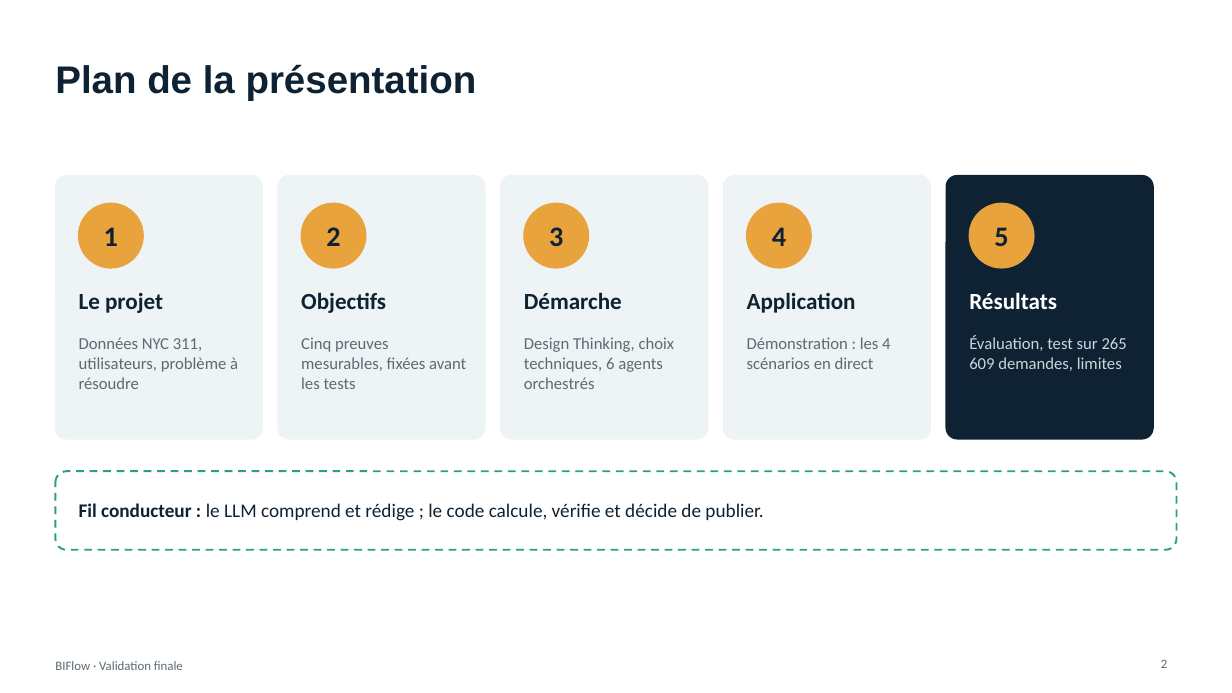
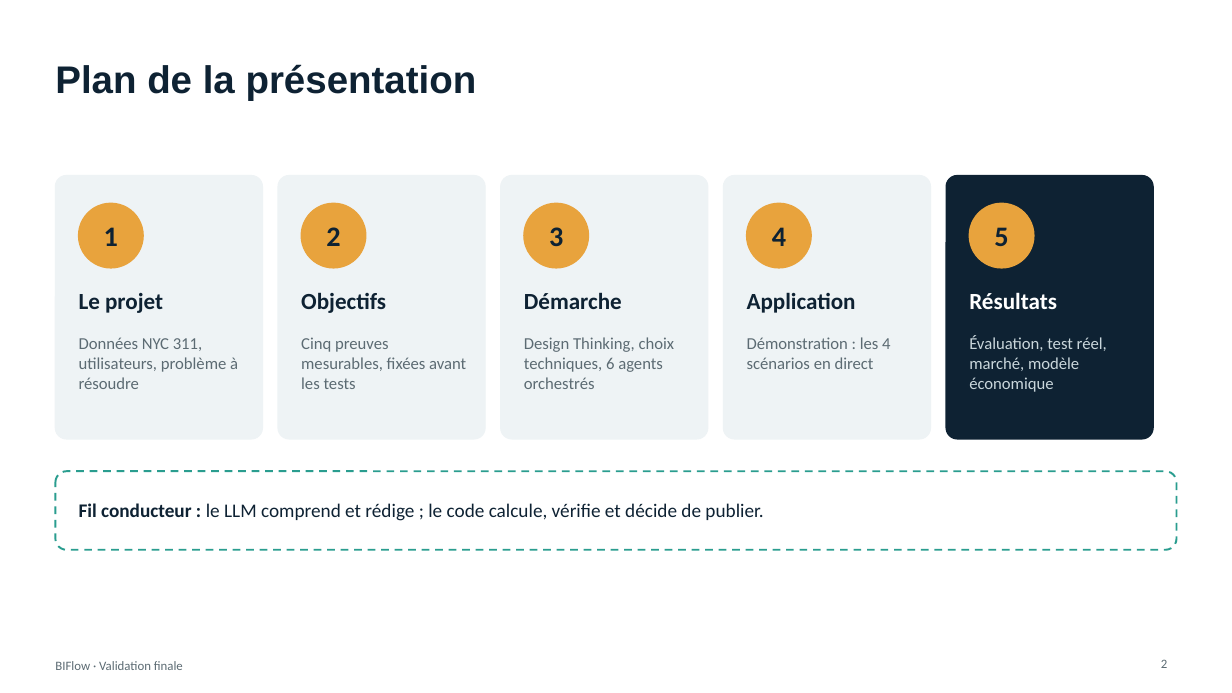
Before and after one commit to ranim147/Bi_Flow_Project, a slide deck: slide 2 of livrables/BIFlow_Validation.pptx. Drawn at 1232x693 pixels with LibreOffice and Linux fonts; fonts in the diff are those of the drawing. Boxes give left, top, right and bottom in pixels: in the first picture for what was removed or moved away, otherwise in the second. Text is boxed around its words. In the diff, an @@ line names an element or a change of style, - is before the commit and + after.

```diff
--- a/livrables/BIFlow_Validation.pptx
+++ b/livrables/BIFlow_Validation.pptx
@@ text at (969,335,1107,392): text changed @@
-Évaluation, test sur 265 609 demandes, limites
+Évaluation, test réel, marché, modèle économique
```
Also in this commit, not shown: 3 other slides changed, 4 slides added, 4 other files.
